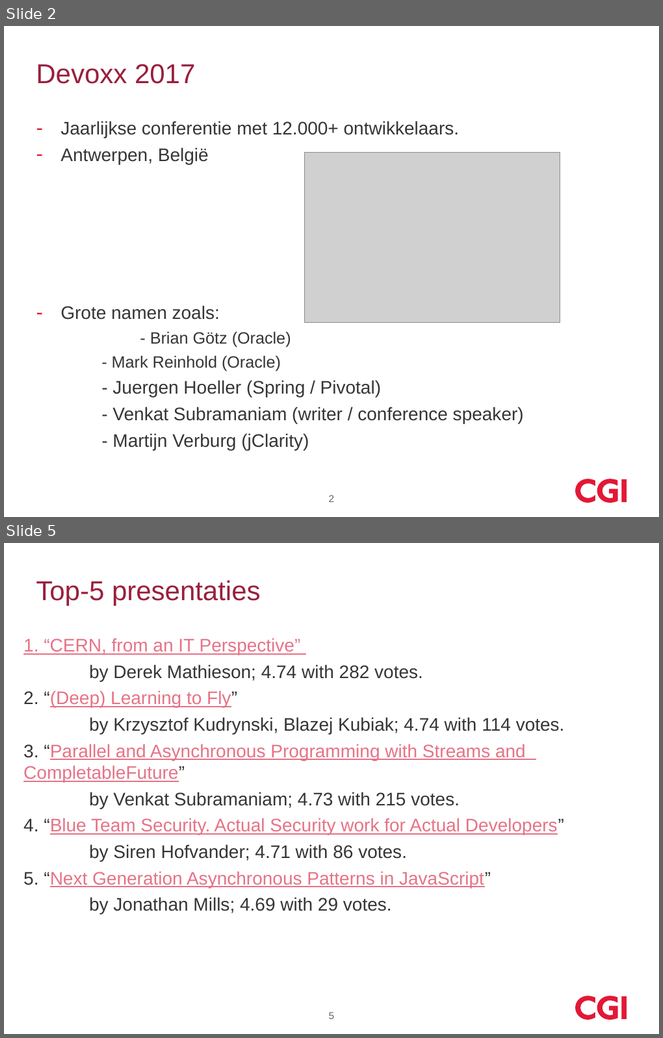
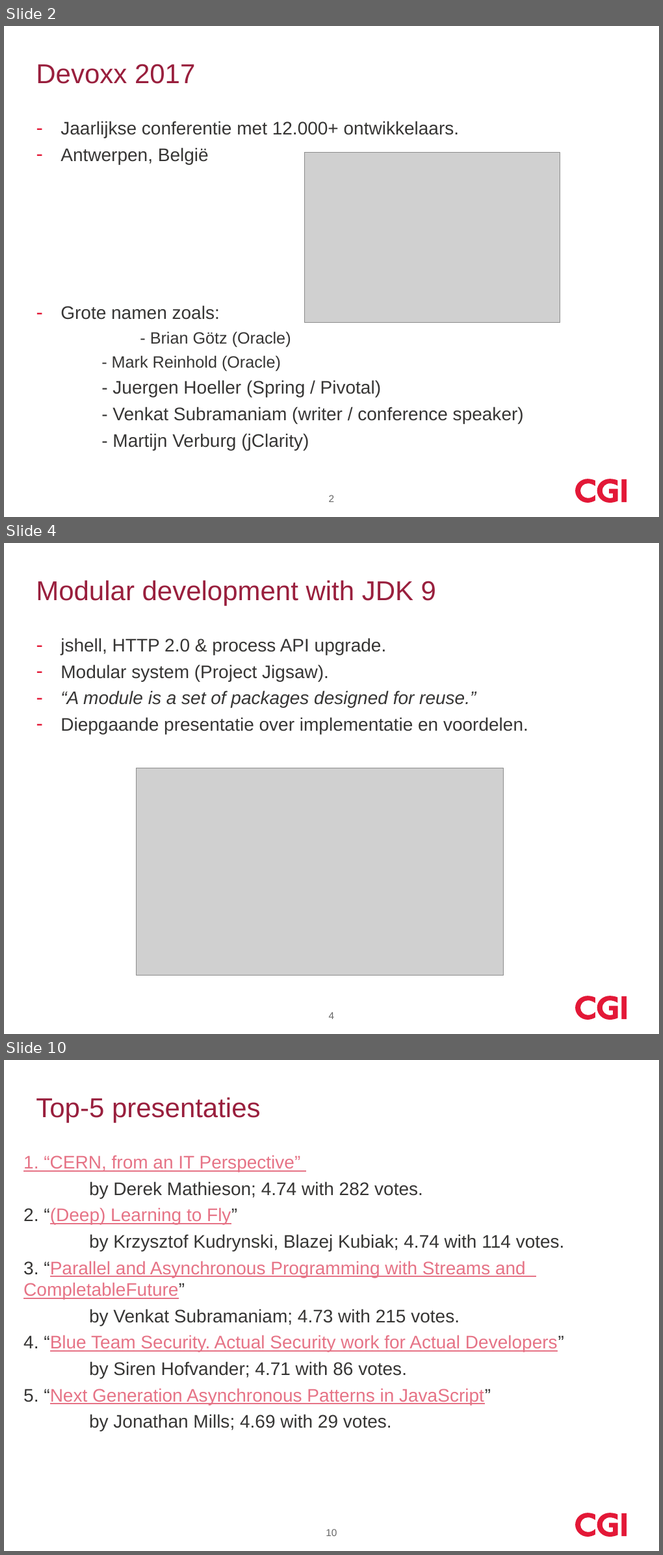
Before and after one commit to koosdrost/GeneralDir, a slide deck: devoxx_2017_cgi.pptx. Shown one above the other, each under a label of ours: slides 2 and 5 before the commit, slides 2, 4 and 10 after it; the slides between them are not shown. The pictures are 663x1038 and 663x1555 pixels, drawn with LibreOffice and Linux fonts; fonts in the diff are those of the drawing; grey boxes stand for pictures; background and template pictures are left out. Boxes give left, top, right and bottom in pixels: in the first picture for what was removed or moved away, otherwise in the second. Text is boxed around its words. In the diff, an @@ line names an element or a change of style, - is before the commit and + after.

```diff
--- a/devoxx_2017_cgi.pptx
+++ b/devoxx_2017_cgi.pptx
@@ slide 4 added at <box>4,543,659,1034</box>, background #FFFFFF; not listed: 3 template elements that a slide beside it also shows @@
@@ title added at <box>36,580,436,605</box>, 30 pt, text #991F3D @@
+Modular development with JDK 9
@@ text added at <box>61,638,529,734</box>, 20 pt, text #363534 @@
+– jshell, HTTP 2.0 & process API upgrade.
+– Modular system (Project Jigsaw).
+– “A module is a set of packages designed for reuse.”
+– Diepgaande presentatie over implementatie en voordelen.
@@ picture added at <box>137,769,503,976</box> @@
@@ page number added at <box>329,1012,335,1019</box>, 11 pt, text #666666 @@
+4
@@ what was slide 5 is now slide 10 @@
@@ page number at <box>326,1529,337,1536</box>: text changed @@
-5
+10
```
Also in this commit, not shown: 6 other slides added, 2 slides removed.
